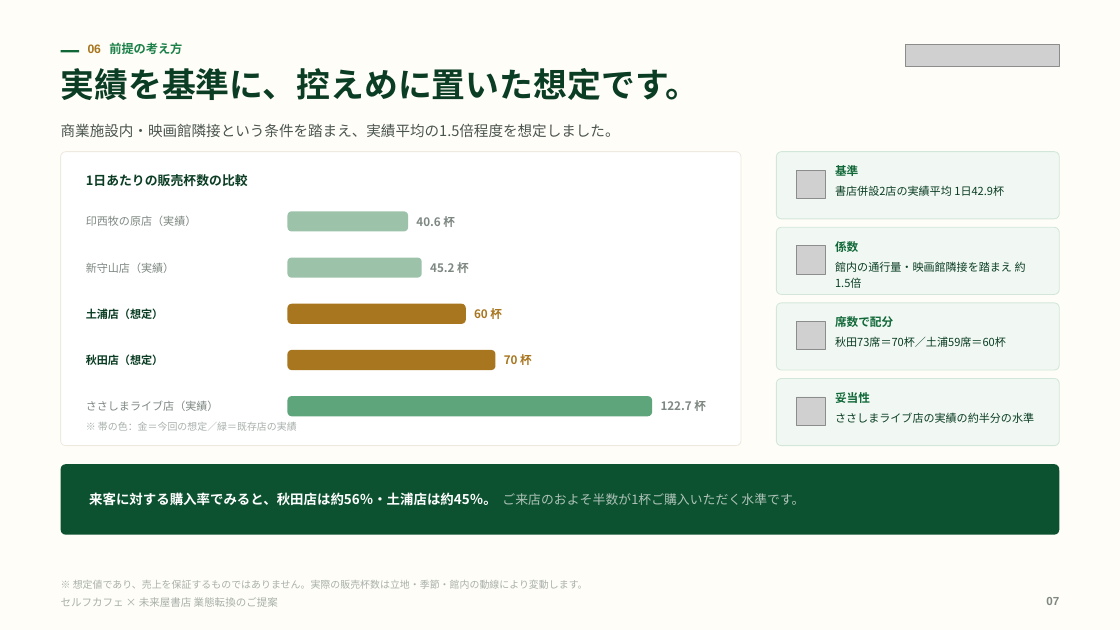
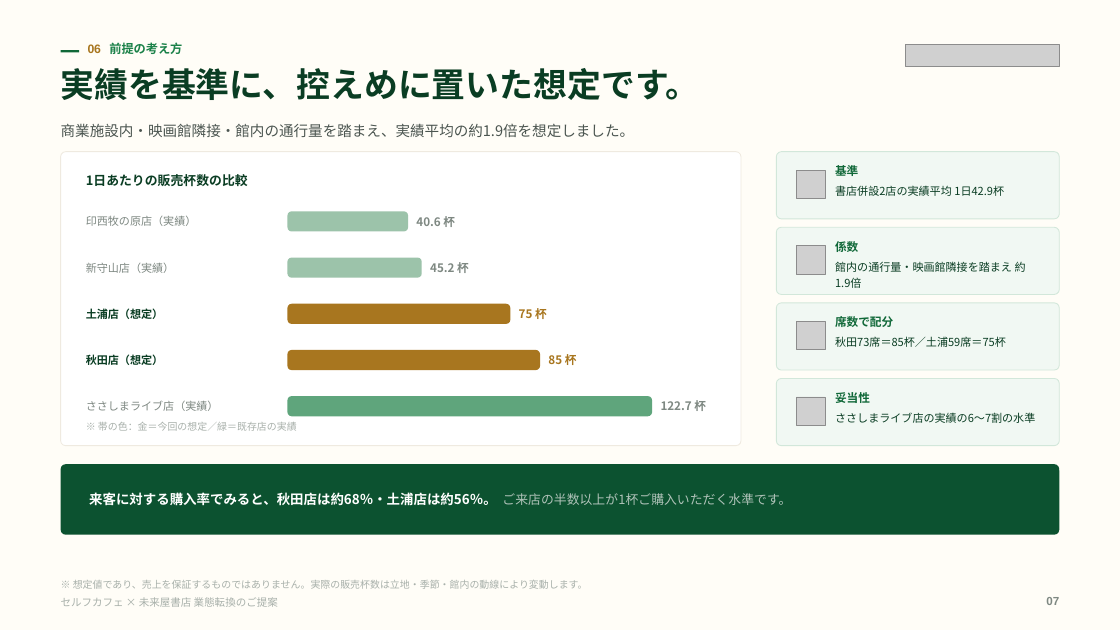
Before and after one commit to a5408071-cmd/suzuki-ceo, a slide deck: slide 7 of selfcafe-miraiya-deck/selfcafe-miraiya-deck.pptx. Drawn at 1120x630 pixels with LibreOffice and Linux fonts; fonts in the diff are those of the drawing; grey boxes stand for pictures. Boxes give left, top, right and bottom in pixels: in the first picture for what was removed or moved away, otherwise in the second. Text is boxed around its words. In the diff, an @@ line names an element or a change of style, - is before the commit and + after.

```diff
--- a/selfcafe-miraiya-deck/selfcafe-miraiya-deck.pptx
+++ b/selfcafe-miraiya-deck/selfcafe-miraiya-deck.pptx
@@ text at <box>61,123,635,137</box>: text changed @@
-商業施設内・映画館隣接という条件を踏まえ、実績平均の1.5倍程度を想定しました。
+商業施設内・映画館隣接・館内の通行量を踏まえ、実績平均の約1.9倍を想定しました。
@@ text at <box>835,261,1026,288</box>: text changed @@
-館内の通行量・映画館隣接を踏まえ 約1.5倍
+館内の通行量・映画館隣接を踏まえ 約1.9倍
@@ rounded rectangle: place and size @@
-rounded rectangle at <box>287,304,465,324</box>
+rounded rectangle at <box>287,304,510,324</box>
@@ text at <box>519,308,547,319</box>: text changed @@
-60 杯
+75 杯
@@ rounded rectangle: place and size @@
-rounded rectangle at <box>287,350,496,371</box>
+rounded rectangle at <box>287,350,540,371</box>
@@ text at <box>548,354,577,365</box>: text changed @@
-70 杯
+85 杯
@@ text at <box>835,336,1006,347</box>: text changed @@
-秋田73席＝70杯／土浦59席＝60杯
+秋田73席＝85杯／土浦59席＝75杯
@@ text at <box>835,412,1035,423</box>: text changed @@
-ささしまライブ店の実績の約半分の水準
+ささしまライブ店の実績の6〜7割の水準
@@ text at <box>89,492,791,506</box>: text changed @@
-来客に対する購入率でみると、秋田店は約56％・土浦店は約45％。 ご来店のおよそ半数が1杯ご購入いただく水準です。
+来客に対する購入率でみると、秋田店は約68％・土浦店は約56％。 ご来店の半数以上が1杯ご購入いただく水準です。
```
Also in this commit, not shown: 4 other slides changed, 3 other files.
